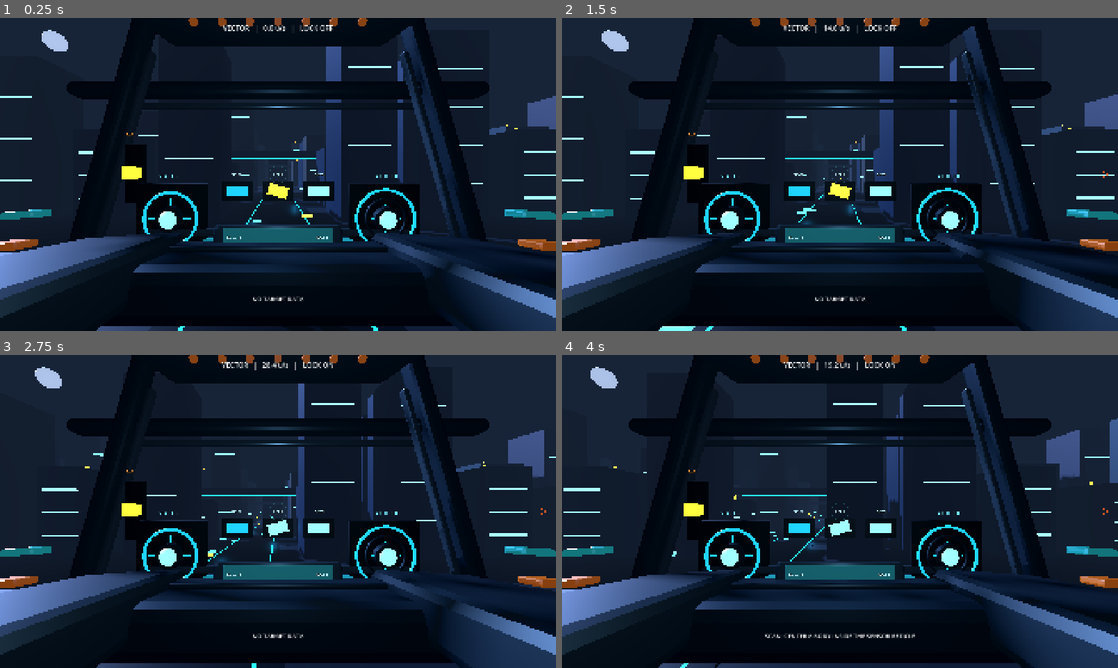
Above: before the commit, frames 1-4 (two rows, left to right).
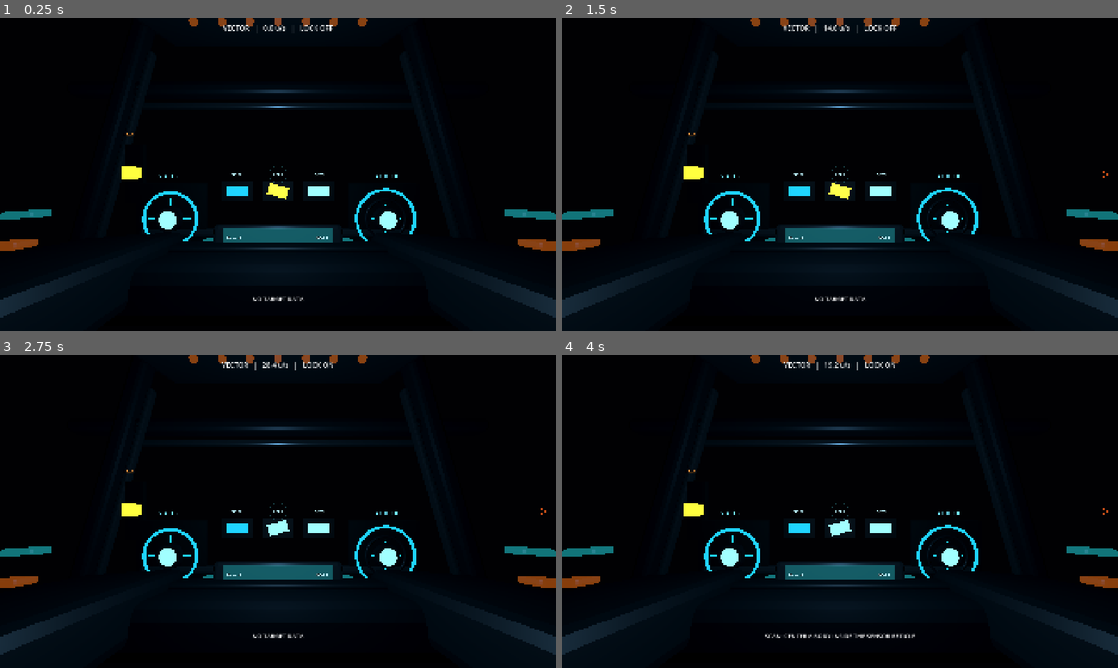
Above: after the commit, the same moments.

Repository: narmanb/science-playground
Game: Godot game, scene res://scenes/main.tscn
The game is run twice, just before and just after one commit, with the same random seed, the same clock (stepped at 60 frames per second) and the same inputs.
Inputs (mouse positions are in pixels of both pictures, inside the frame that each line leads up to):
- Up to frame 1 (0.25 s): no input
- Up to frame 2 (1.5 s): tap Enter at 0.5 s; move the mouse to (962, 158) at 0.52 s; hold D 0.53-1.25 s; tap N at 0.6 s; click (962, 158) at 0.67 s; drag from (728, 190) to (812, 237) at 1.27 s
- Up to frame 3 (2.75 s): move the mouse to (333, 442) at 2.02 s; hold D from 2.03 s (still down); tap L at 2.1 s
- Up to frame 4 (4 s): release D at 2.75 s; drag from (812, 574) to (673, 464) at 2.77 s; move the mouse to (1006, 558) at 3.52 s; hold A from 3.53 s (still down); tap X at 3.6 s

The runs differ from the first frame. In frame 1, 59% of the frame differs, in the area x 0-100%, y 0-100%; in frame 2, 59%; in frame 3, 60%; in frame 4, 61%.
Error after the commit: Parse Error: Cannot infer the type of "normalized_distance" variable because the value doesn't have a set type. (res://scripts/moonlit_city_runtime.gd:92)

Commit message:
Render moon as cratered world-space billboard

Diff:
--- a/scripts/moonlit_city_runtime.gd
+++ b/scripts/moonlit_city_runtime.gd
@@ -1,21 +1,21 @@
 extends MoonlitCity
 class_name MoonlitCityRuntime
 
+const MOON_TEXTURE_SIZE := 192
+const MOON_WORLD_DIAMETER := 88.0
+
 
 func _build_moon() -> void:
-	# Create a distant physical moon first, then compose its final world-space
-	# direction from the settled cockpit camera. Once positioned it remains fixed
-	# in the world; it is not a camera-attached HUD decoration.
-	var moon_mesh := SphereMesh.new()
-	moon_mesh.radius = 44.0
-	moon_mesh.height = 88.0
-	moon_mesh.radial_segments = 48
-	moon_mesh.rings = 28
-	var moon := MeshInstance3D.new()
+	# A distant astronomical body is effectively a camera-facing disc at this
+	# scale. Sprite3D keeps the limb circular even far off-axis while still living
+	# in world space and participating in ordinary depth occlusion by the skyline.
+	var moon := Sprite3D.new()
 	moon.name = "FullMoon"
-	moon.mesh = moon_mesh
+	moon.texture = _build_moon_texture()
+	moon.pixel_size = MOON_WORLD_DIAMETER / float(MOON_TEXTURE_SIZE)
+	moon.billboard = BaseMaterial3D.BILLBOARD_ENABLED
+	moon.shaded = false
 	moon.position = city_origin + Vector3(-90.0, 170.0, -1050.0)
-	moon.material_override = _emissive(Color(0.78, 0.86, 1.0), 1.9)
 	add_child(moon)
 
 	var moon_light := DirectionalLight3D.new()
@@ -46,7 +46,69 @@
 	_compose_moon_after_cockpit_settles.call_deferred(moon, moon_light)
 
 
-func _compose_moon_after_cockpit_settles(moon: MeshInstance3D, moon_light: DirectionalLight3D) -> void:
+func _build_moon_texture() -> ImageTexture:
+	var image := Image.create(MOON_TEXTURE_SIZE, MOON_TEXTURE_SIZE, false, Image.FORMAT_RGBA8)
+	image.fill(Color(0.0, 0.0, 0.0, 0.0))
+	var craters := [
+		Vector3(-0.38, -0.16, 0.15),
+		Vector3(0.33, -0.31, 0.11),
+		Vector3(0.20, 0.22, 0.17),
+		Vector3(-0.12, 0.42, 0.095),
+		Vector3(0.54, 0.10, 0.075),
+		Vector3(-0.52, 0.30, 0.065),
+		Vector3(0.02, -0.55, 0.085),
+	]
+	var maria := [
+		Vector3(-0.18, -0.08, 0.34),
+		Vector3(0.38, 0.18, 0.24),
+		Vector3(-0.34, 0.40, 0.19),
+	]
+	var base := Color(0.79, 0.86, 1.0, 1.0)
+	var half_size := float(MOON_TEXTURE_SIZE) * 0.5
+
+	for y in range(MOON_TEXTURE_SIZE):
+		for x in range(MOON_TEXTURE_SIZE):
+			var nx := (float(x) + 0.5 - half_size) / half_size
+			var ny := (float(y) + 0.5 - half_size) / half_size
+			var radial_sq := nx * nx + ny * ny
+			if radial_sq > 1.0:
+				continue
+
+			var limb := sqrt(maxf(0.0, 1.0 - radial_sq))
+			var shade := 0.80 + limb * 0.18
+			# Low-frequency deterministic surface variation keeps the disc from
+			# reading like a flat HUD circle without requiring a texture asset.
+			shade += sin(nx * 11.0 + ny * 6.0) * 0.018
+			shade += sin(nx * 5.0 - ny * 14.0) * 0.012
+
+			for patch in maria:
+				var patch_distance := Vector2(nx - patch.x, ny - patch.y).length()
+				if patch_distance < patch.z:
+					shade -= (1.0 - patch_distance / patch.z) * 0.105
+
+			for crater in craters:
+				var crater_distance := Vector2(nx - crater.x, ny - crater.y).length()
+				if crater_distance < crater.z:
+					var normalized_distance := crater_distance / crater.z
+					shade -= (1.0 - normalized_distance) * 0.16
+					if normalized_distance > 0.72:
+						shade += (normalized_distance - 0.72) / 0.28 * 0.045
+
+			# Slight edge falloff softens the alpha fringe against the night sky.
+			var alpha := 1.0
+			if radial_sq > 0.94:
+				alpha = clampf((1.0 - radial_sq) / 0.06, 0.0, 1.0)
+			image.set_pixel(x, y, Color(
+				clampf(base.r * shade, 0.0, 1.0),
+				clampf(base.g * shade, 0.0, 1.0),
+				clampf(base.b * shade, 0.0, 1.0),
+				alpha
+			))
+
+	return ImageTexture.create_from_image(image)
+
+
+func _compose_moon_after_cockpit_settles(moon: Node3D, moon_light: DirectionalLight3D) -> void:
 	# CityTestMode finishes its local-scene setup after three frames. The dedicated
 	# city capture turns the ship toward the avenue after ten. Waiting eleven makes
 	# this one composition path valid for both Android startup and visual QA.
